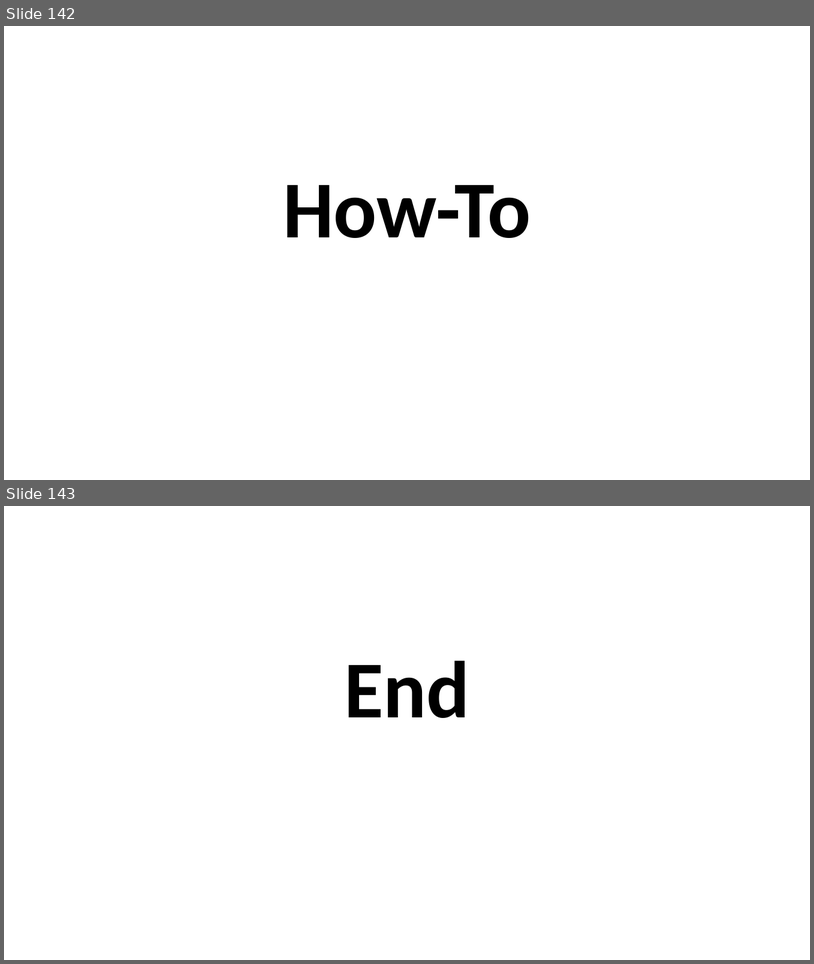
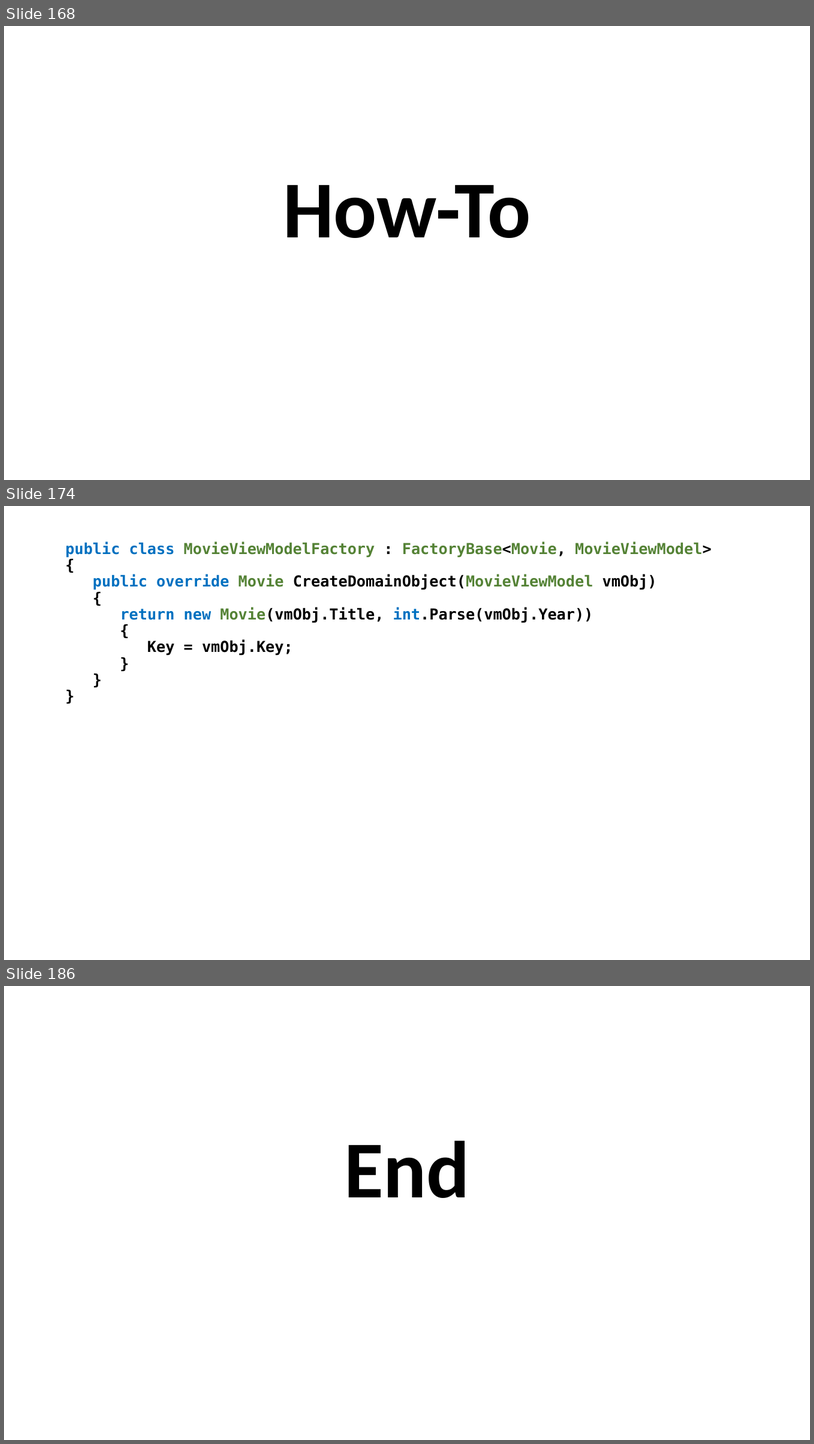
Before and after one commit to perl-easj/Teaching-materials, a slide deck: CSharpProgramming/Presentations/MVVMStarter Class Library.pptx. Shown one above the other, each under a label of ours: slides 142 and 143 before the commit, slides 168, 174 and 186 after it; the slides between them are not shown. The pictures are 814x964 and 814x1444 pixels, drawn with LibreOffice and Linux fonts; fonts in the diff are those of the drawing. Boxes give left, top, right and bottom in pixels: in the first picture for what was removed or moved away, otherwise in the second. Text is boxed around its words. In the diff, an @@ line names an element or a change of style, - is before the commit and + after.

```diff
--- a/CSharpProgramming/Presentations/MVVMStarter Class Library.pptx
+++ b/CSharpProgramming/Presentations/MVVMStarter Class Library.pptx
@@ slide 174 added at bbox=[4, 506, 810, 960], background #FFFFFF @@
@@ text added at bbox=[65, 541, 712, 655], 18 pt, text #000000, bold @@
+public class MovieViewModelFactory : FactoryBase<Movie, MovieViewModel>
+{
+public override Movie CreateDomainObject(MovieViewModel vmObj)
+{
+return new Movie(vmObj.Title, int.Parse(vmObj.Year))
+{
+Key = vmObj.Key;
+}
+}
+}
@@ what was slide 142 is now slide 168 @@
@@ what was slide 143 is now slide 186 @@
```
Also in this commit, not shown: 1 slide changed, 49 other slides added, 7 slides removed, 1 other file.
